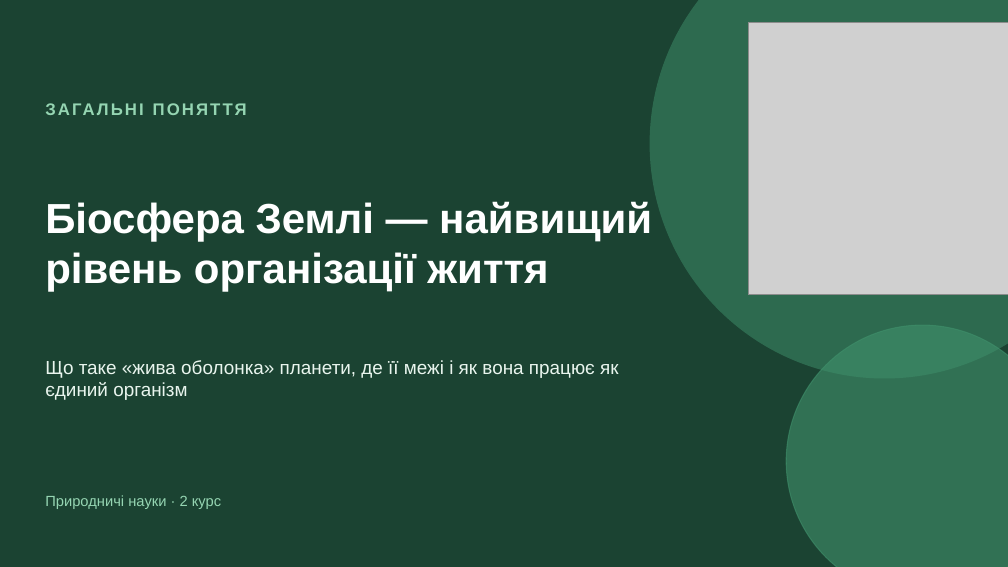
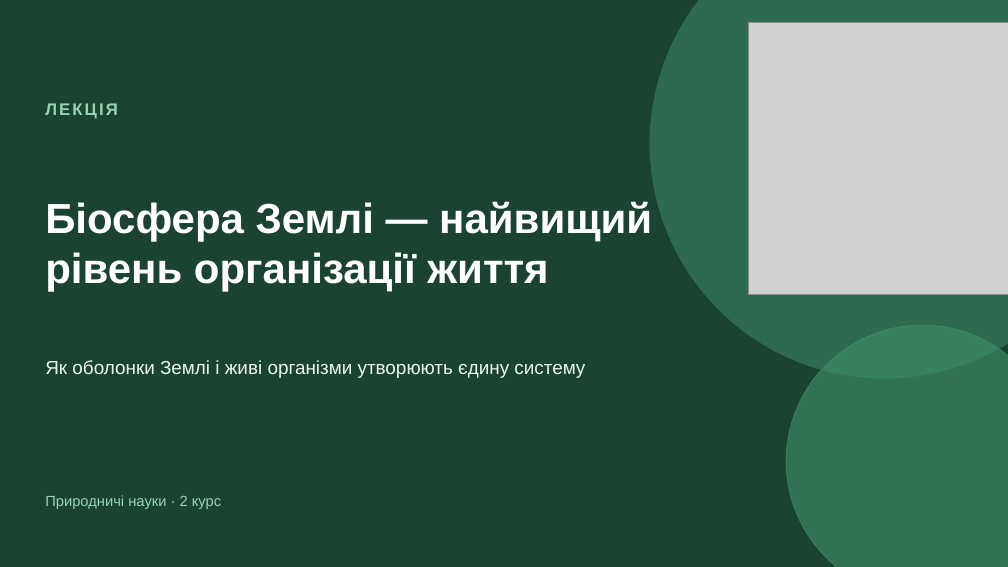
Before and after one commit to batalovatetyana-boop/-1, a slide deck: slide 1 of presentations/00_Біосфера_Землі.pptx. Drawn at 1008x567 pixels with LibreOffice and Linux fonts; fonts in the diff are those of the drawing; grey boxes stand for pictures. Boxes give left, top, right and bottom in pixels: in the first picture for what was removed or moved away, otherwise in the second. Text is boxed around its words. In the diff, an @@ line names an element or a change of style, - is before the commit and + after.

```diff
--- a/presentations/00_Біосфера_Землі.pptx
+++ b/presentations/00_Біосфера_Землі.pptx
@@ text at [45, 103, 118, 119]: text changed @@
-ЗАГАЛЬНІ ПОНЯТТЯ
+ЛЕКЦІЯ
@@ text at [45, 360, 585, 378]: text changed @@
-Що таке «жива оболонка» планети, де її межі і як вона працює як єдиний організм
+Як оболонки Землі і живі організми утворюють єдину систему
```
Also in this commit, not shown: 13 other slides changed, 14 slides added, 30 slides removed, 2 other files.
